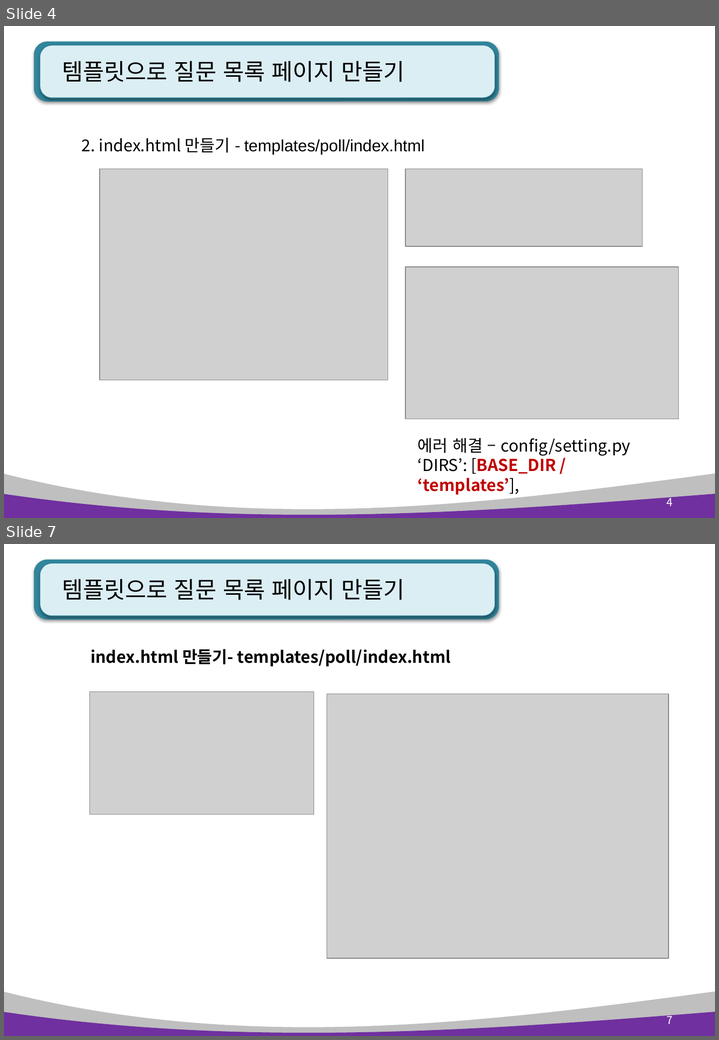
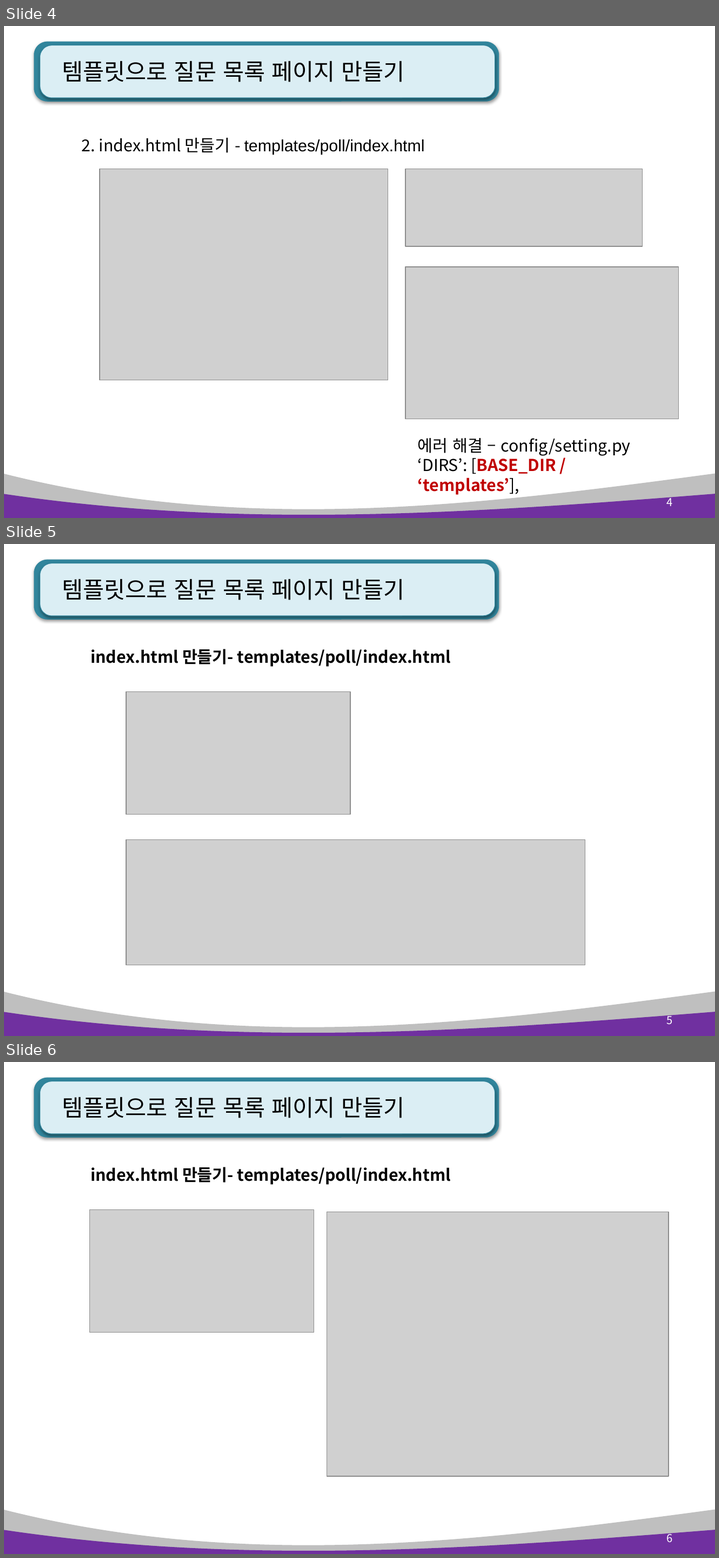
Before and after one commit to pshho/ngreen_project, a slide deck: pyWorks/자료/django_ppt/polls_ppt/polls 3장. 템플릿 - html.pptx. Shown one above the other, each under a label of ours: slides 4 and 7 before the commit, slides 4, 5 and 6 after it; the slides between them are not shown. The pictures are 719x1040 and 719x1558 pixels, drawn with LibreOffice and Linux fonts; fonts in the diff are those of the drawing; grey boxes stand for pictures. Boxes give left, top, right and bottom in pixels: in the first picture for what was removed or moved away, otherwise in the second. Text is boxed around its words. In the diff, an @@ line names an element or a change of style, - is before the commit and + after.

```diff
--- a/pyWorks/자료/django_ppt/polls_ppt/polls 3장. 템플릿 - html.pptx
+++ b/pyWorks/자료/django_ppt/polls_ppt/polls 3장. 템플릿 - html.pptx
@@ slide 5 added at (4, 544, 715, 1036), background #FFFFFF; not listed: 4 template elements that a slide beside it also shows @@
@@ title added at (62, 579, 404, 600), 25.2 pt, text #000000 @@
+템플릿으로 질문 목록 페이지 만들기
@@ text added at (90, 649, 451, 667), 18 pt, text #000000, bold @@
+index.html 만들기- templates/poll/index.html
@@ picture added at (126, 691, 351, 815) @@
@@ picture added at (126, 839, 584, 965) @@
@@ page number added at (667, 1013, 673, 1025), 12 pt, text #FFFFFF @@
+5
@@ what was slide 7 is now slide 6 @@
@@ page number at (667, 1531, 673, 1542): text changed @@
-7
+6
```
Also in this commit, not shown: 1 slide changed, 19 other files.
